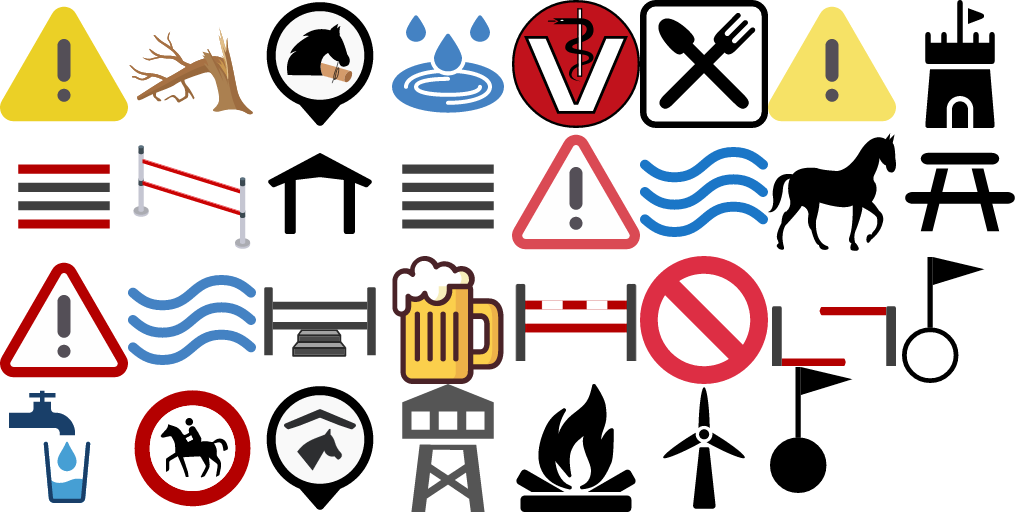
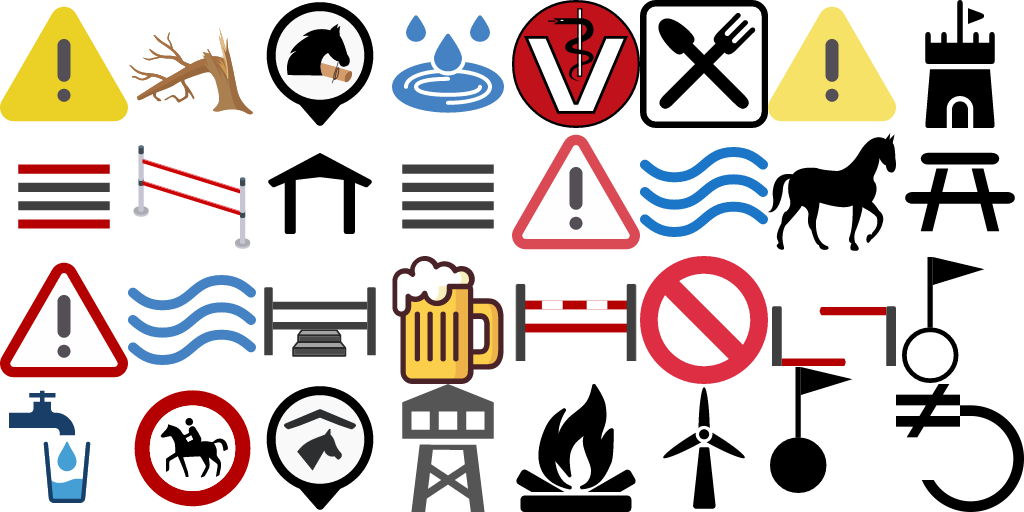
Layer changes from the first 1024x512 image to the second:
added layer "kissing_gate" in group "Gruppe 2" over [left=896, top=384, right=1024, bottom=512]
